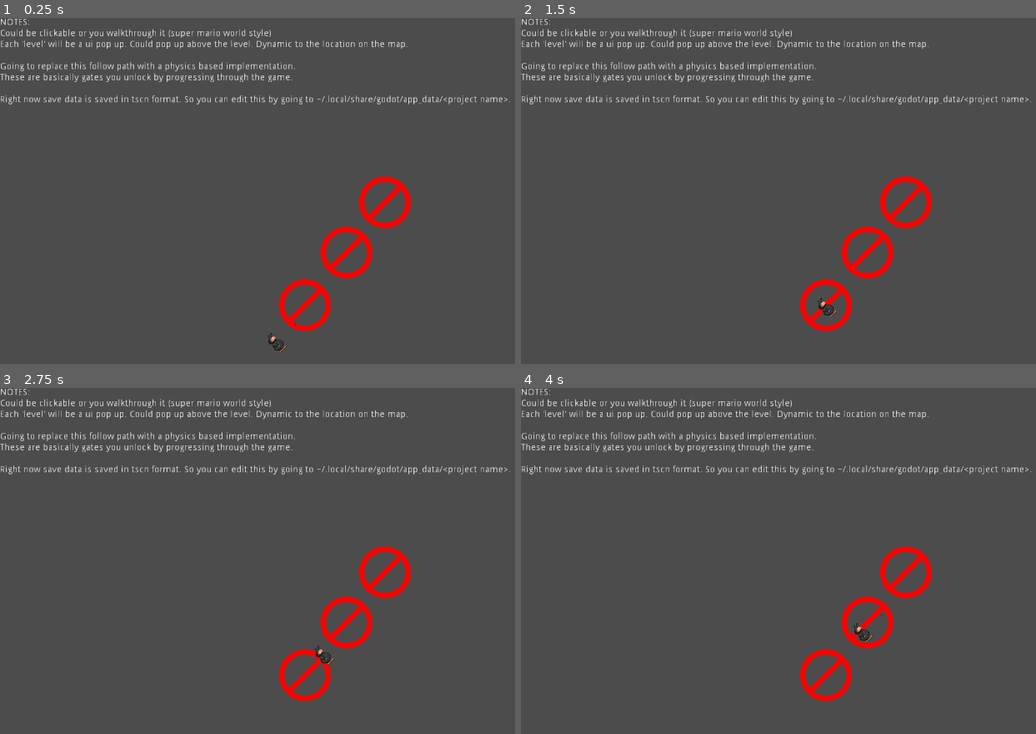
Above: before the commit, frames 1-4 (two rows, left to right).
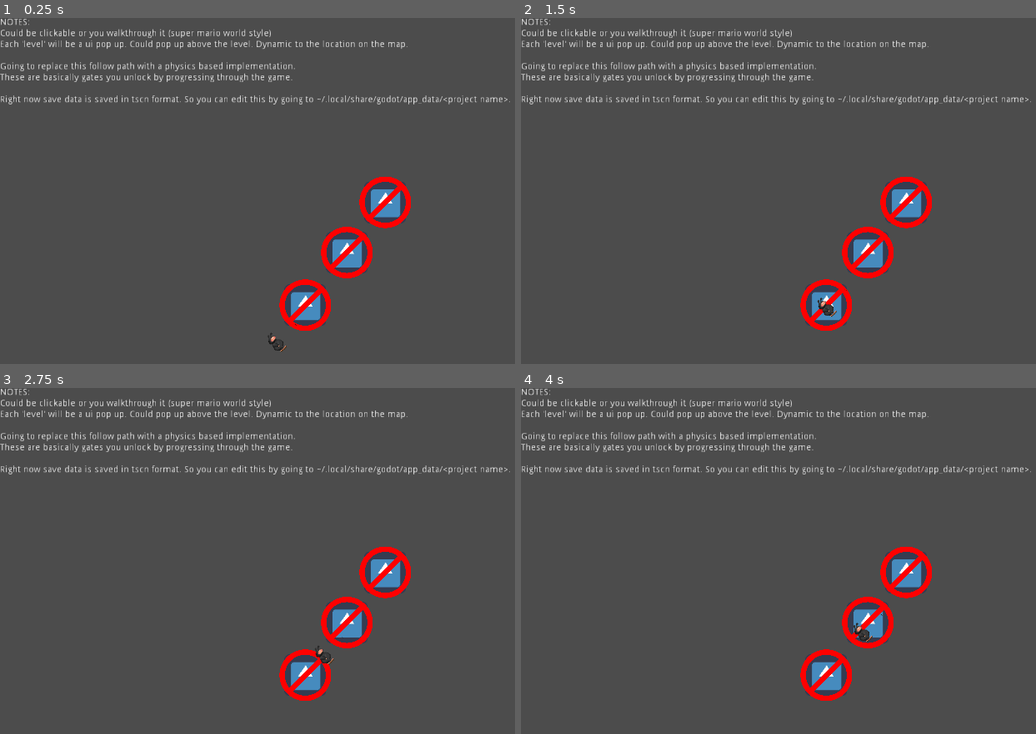
Above: after the commit, the same moments.

Repository: gmeisinger/plug-it-in
Game: Godot game, scene res://scenes/Map/WorldMap.tscn
Same seed, same stepped clock (60 frames per second), same inputs: the game is played once before the commit and once after it. This scene is started directly instead of the project's main scene. The engine's default icon, where the game draws it, is replaced by a stand-in: a white triangle on a blue panel in a dark square.
Inputs:
- Up to frame 1 (0.25 s): no input
- Up to frame 2 (1.5 s): tap Enter at 0.5 s; hold D (move_right) from 0.53 s (still down); tap R (die) at 0.6 s; tap Space (jump) at 0.77, 1.25 s; tap F (fail) at 1.35 s
- Up to frame 3 (2.75 s): tap Space (jump) at 1.52 s; release D (move_right) at 2.03 s; hold A (move_left) from 2.03 s (still down); tap R (die) at 2.1 s
- Up to frame 4 (4 s): release A (move_left) at 2.78 s; hold D (move_right) from 2.78 s (still down); tap F (fail) at 2.85 s; tap Space (jump) at 3.02, 3.77 s; tap R (die) at 3.6 s

The runs differ from the first frame. In frame 1, 1.1% of the frame differs, in the area x 56-78%, y 49-88%; in frame 2, 1.0%; in frame 3, 1.1%; in frame 4, 1.0%.

Commit message:
added godot sprite in example

Diff:
--- a/scenes/Map/MapLevel.tscn
+++ b/scenes/Map/MapLevel.tscn
@@ -1,7 +1,8 @@
-[gd_scene load_steps=4 format=2]
+[gd_scene load_steps=5 format=2]
 
 [ext_resource path="res://scenes/Map/MapLevel.gd" type="Script" id=1]
-[ext_resource path="res://assets/no_sign.png" type="Texture" id=2]
+[ext_resource path="res://icon.png" type="Texture" id=2]
+[ext_resource path="res://assets/no_sign.png" type="Texture" id=3]
 
 [sub_resource type="CircleShape2D" id=1]
 
@@ -10,11 +11,12 @@
 level_name = "Level1"
 
 [node name="LevelSprite" type="Sprite" parent="."]
+texture = ExtResource( 2 )
 
 [node name="LockedSprite" type="Sprite" parent="."]
 visible = false
 scale = Vector2( 0.1, 0.1 )
-texture = ExtResource( 2 )
+texture = ExtResource( 3 )
 
 [node name="Area2D" type="Area2D" parent="."]
 
